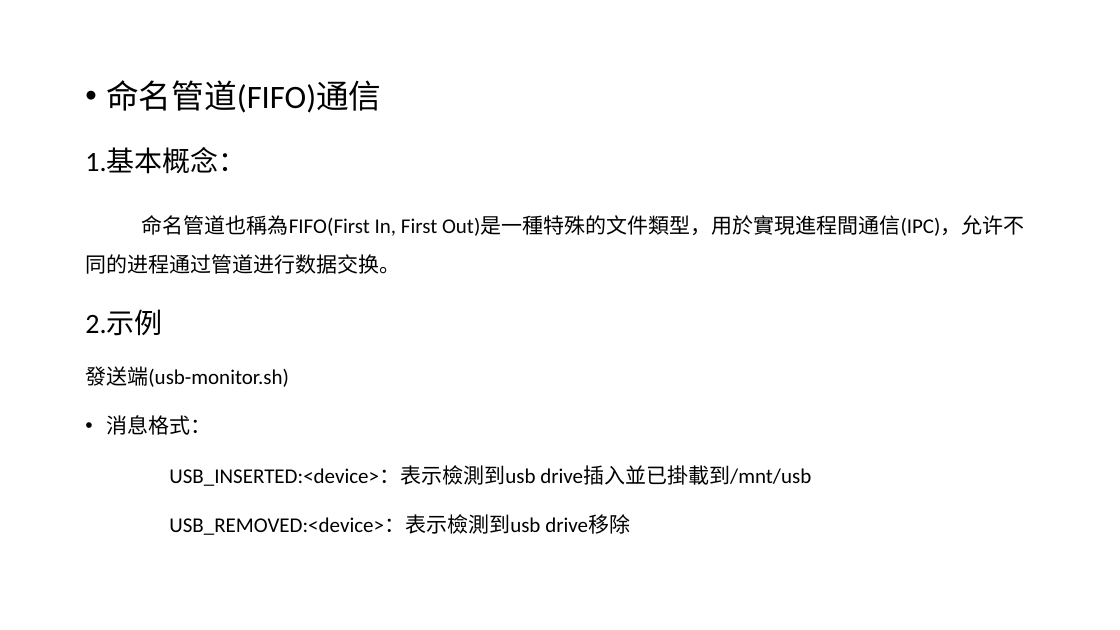
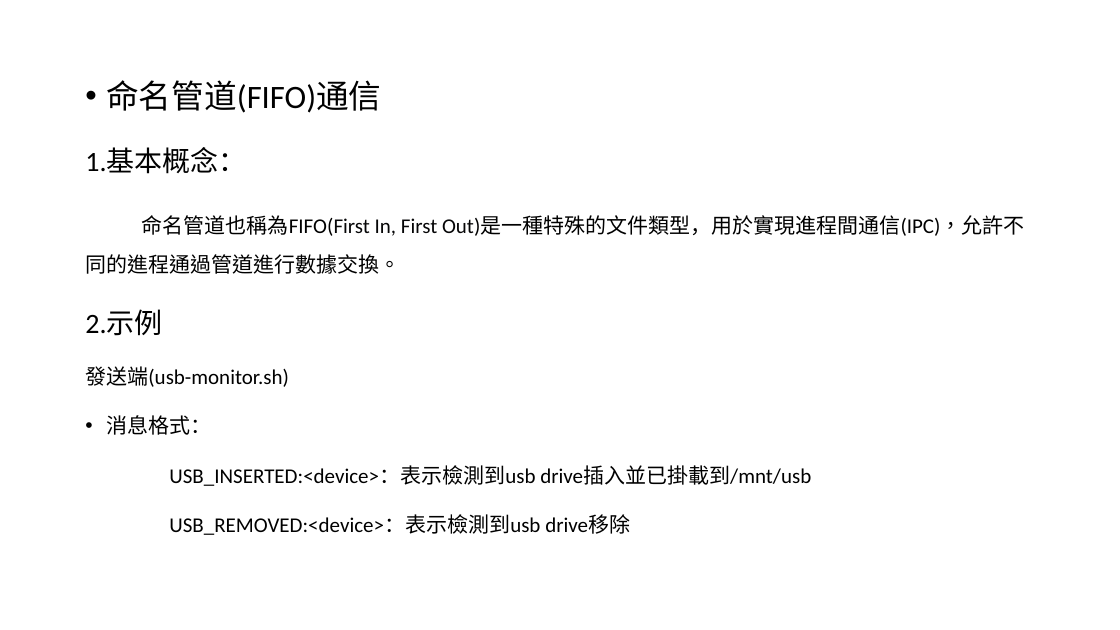
Before and after one commit to LewTIS/study, a slide deck: slide 8 of usb_update/USB設備自動掛載與通知.pptx. Drawn at 1120x630 pixels with LibreOffice and Linux fonts; fonts in the diff are those of the drawing. Boxes give left, top, right and bottom in pixels: in the first picture for what was removed or moved away, otherwise in the second. Text is boxed around its words. In the diff, an @@ line names an element or a change of style, - is before the commit and + after.

```diff
--- a/usb_update/USB設備自動掛載與通知.pptx
+++ b/usb_update/USB設備自動掛載與通知.pptx
@@ text at (85,215,1025,274): text changed @@
-命名管道也稱為FIFO(First In, First Out)是一種特殊的文件類型，用於實現進程間通信(IPC)，允许不同的进程通过管道进行数据交换。
+命名管道也稱為FIFO(First In, First Out)是一種特殊的文件類型，用於實現進程間通信(IPC)，允許不同的進程通過管道進行數據交換。
```
Also in this commit, not shown: 1 other slide changed, 3 other files.
